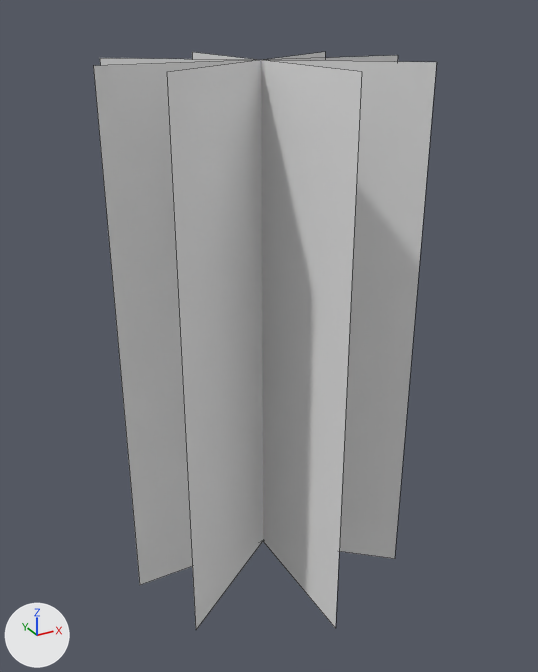
A saved change to the FBX model Assets/Resources/Models/BigTree.fbx.
One viewpoint serves both versions: a camera (50 mm lens) standing at (-3.05, -5.68, 5.23) and looking at (0.06, -0.02, 2.4). Lighting does not change. The marker at lower left points along +X, +Y and +Z. Mesh edges are drawn as thin lines. Where no turn or scale is listed for an object, it has been applied to the vertices.
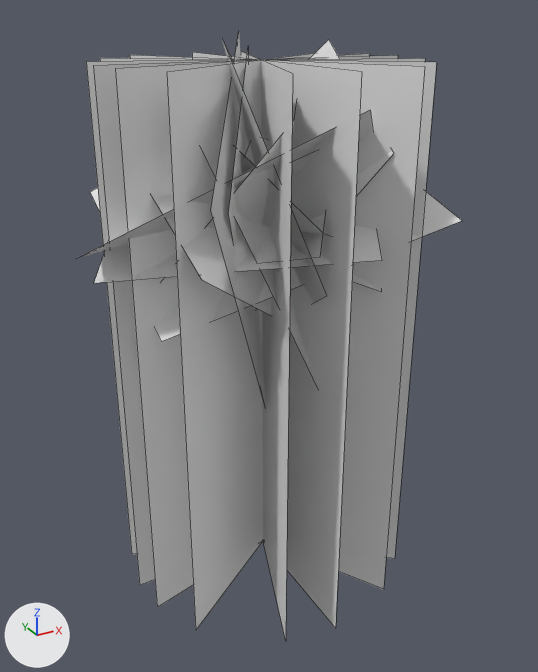
Pixel boxes (x1, y1, x2, y2) of what changed, in the pictures (538 x 672 px):
```json
{"object": "Plane", "change": "reshaped", "before": [94, 52, 437, 629], "after": [76, 33, 462, 641], "on screen": "12% wider"}
{"part": 1, "of": "me_plane", "change": "added", "after": [76, 33, 462, 641]}
```

The change, as JSON lines over the scene's bpy script:
```json
{"block": "me_plane", "where": "# used by ob_plane; location = (0.0, 0.0, 0.0)"}
{"op": "remove", "block": "me_plane", "code": "me_plane.from_pydata(...)  # 16 vertices, 4 faces; spans x -1.39..1.39, y -1.4..1.4, z 0.0..4.85"}
{"op": "add", "block": "me_plane", "code": "me_plane.from_pydata(...)  # 95 vertices, 24 faces; spans x -1.75..1.69, y -1.4..1.6, z 0.0..5.07"}
{"block": "me_plane", "change": "me_plane part 1"}
{"block": "me_plane", "change": "71 vertices are added at x -1.75..1.69, y -1.32..1.6, z 0.0..5.07"}
{"block": "me_plane", "change": "8 new vertices lie (0.0, 0.0, 4.85) away from vertices in x -1.34..1.34, y -1.32..1.32, z 0.0"}
{"block": "me_plane", "change": "20 new faces join them"}
{"block": "me_plane", "change": "me_plane part 2: the surface is now shaded smooth"}
```
